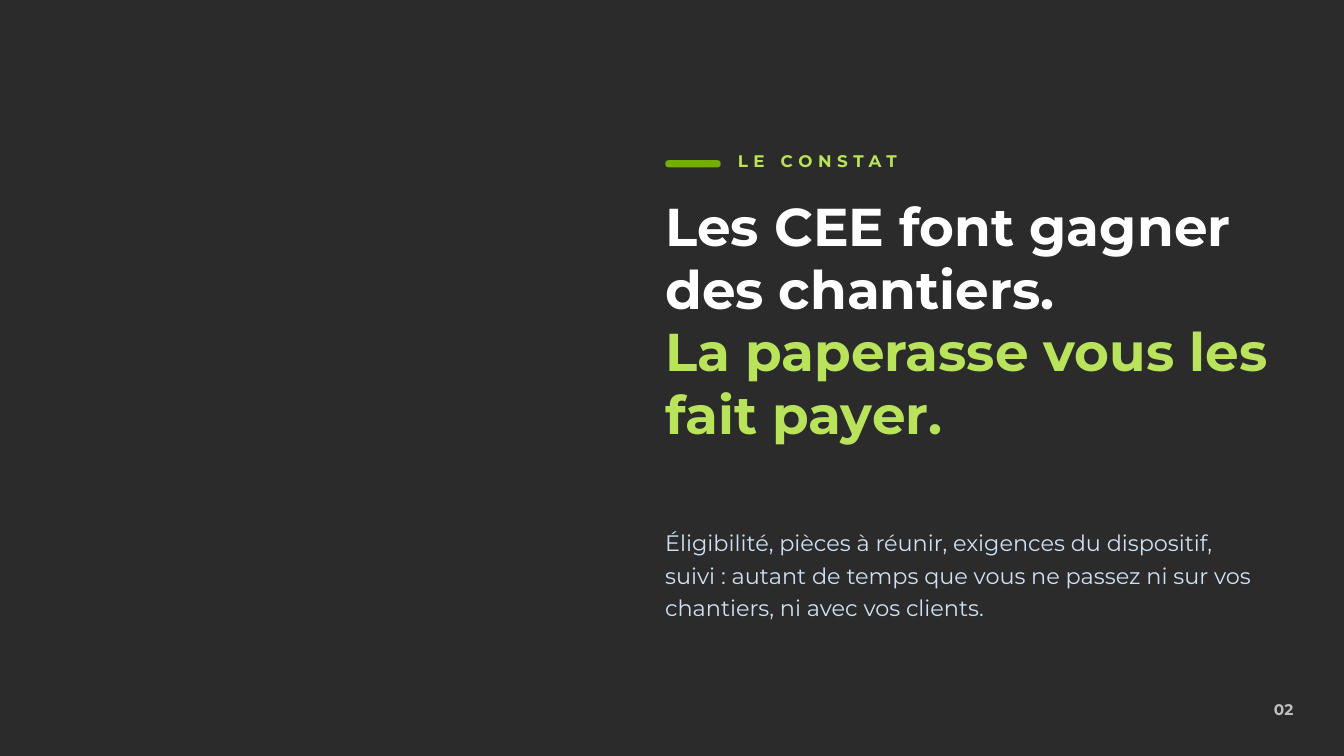
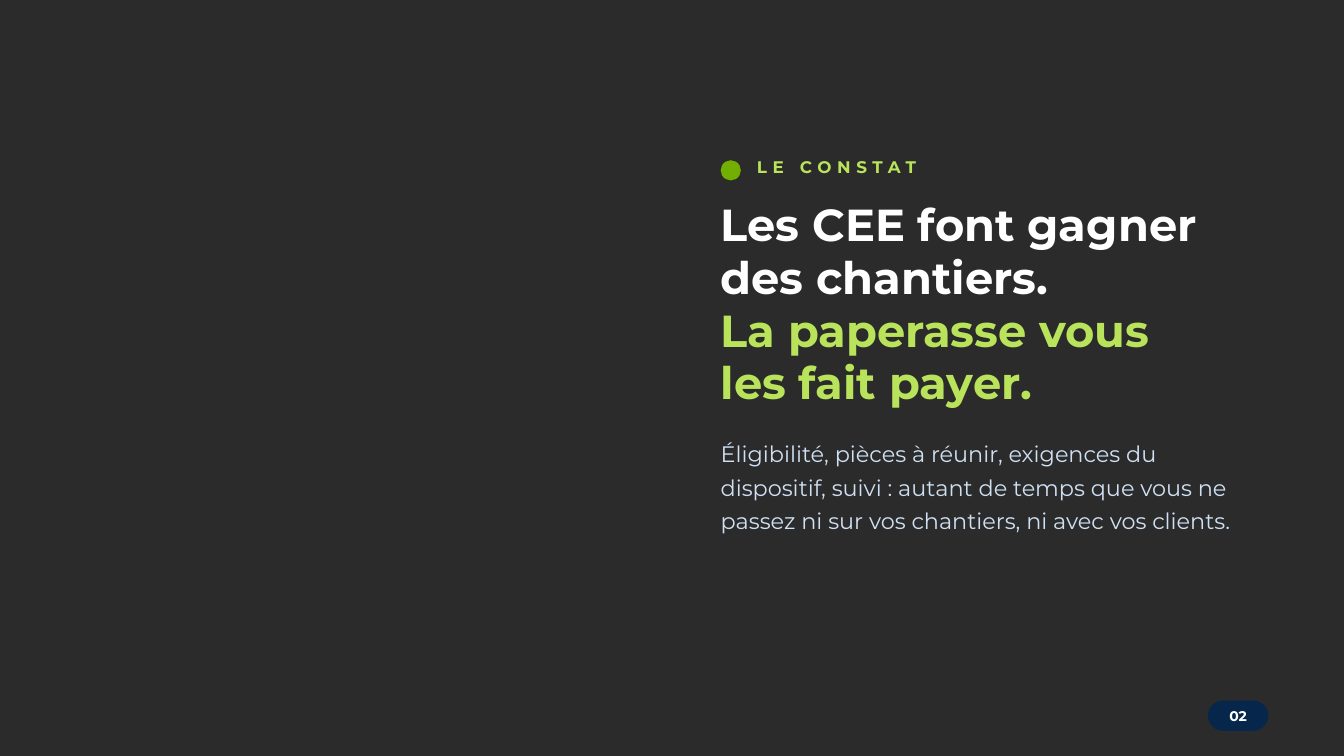
Before and after one commit to Albatros1300/11studio.fr, a slide deck: slide 2 of clients/cercle-energie/plaquette/Cercle-Energie-Plaquette.pptx. Drawn at 1344x756 pixels with LibreOffice and Linux fonts; fonts in the diff are those of the drawing; background and template pictures are left out; a plain dark background stands for a picture behind light text. Boxes give left, top, right and bottom in pixels: in the first picture for what was removed or moved away, otherwise in the second. Text is boxed around its words. In the diff, an @@ line names an element or a change of style, - is before the commit and + after.

```diff
--- a/clients/cercle-energie/plaquette/Cercle-Energie-Plaquette.pptx
+++ b/clients/cercle-energie/plaquette/Cercle-Energie-Plaquette.pptx
@@ ellipse: place and size @@
-ellipse at [665,160,721,167]
+ellipse at [721,160,741,180]
@@ ellipse at [721,160,741,180]: rounded rectangle to ellipse @@
@@ text "LE CONSTAT": place and size @@
-text "LE CONSTAT" at [738,155,897,167]
+text "LE CONSTAT" at [757,161,916,173]
@@ text at [721,207,1197,408]: text changed; size 38 to 32 pt @@
-Les CEE font gagner des chantiers.
-La paperasse vous les fait payer.
+Les CEE font gagner
+des chantiers.
+La paperasse vous
+les fait payer.
@@ text "Éligibilité, pièces à réunir, exigences ...": place and size @@
-text "Éligibilité, pièces à réunir, exigences ..." at [665,531,1251,619]
+text "Éligibilité, pièces à réunir, exigences ..." at [721,442,1230,534]
@@ text "Éligibilité, pièces à réunir, exigences ..." at [721,442,1230,534]: line spacing 1.2 to 1.25 @@
@@ text "02": place and size @@
-text "02" at [1274,704,1293,715]
+text "02" at [1229,711,1247,721]
@@ text "02" at [1229,711,1247,721]: size 11 to 10 pt, text colour #FFFFFF at 70% opacity to #FFFFFF; alignment right to centre; vertical alignment top to middle @@
@@ rounded rectangle added at [1208,701,1268,731], fill #07264B @@
```
Also in this commit, not shown: 11 other slides changed, 9 slides added, 43 other files.
